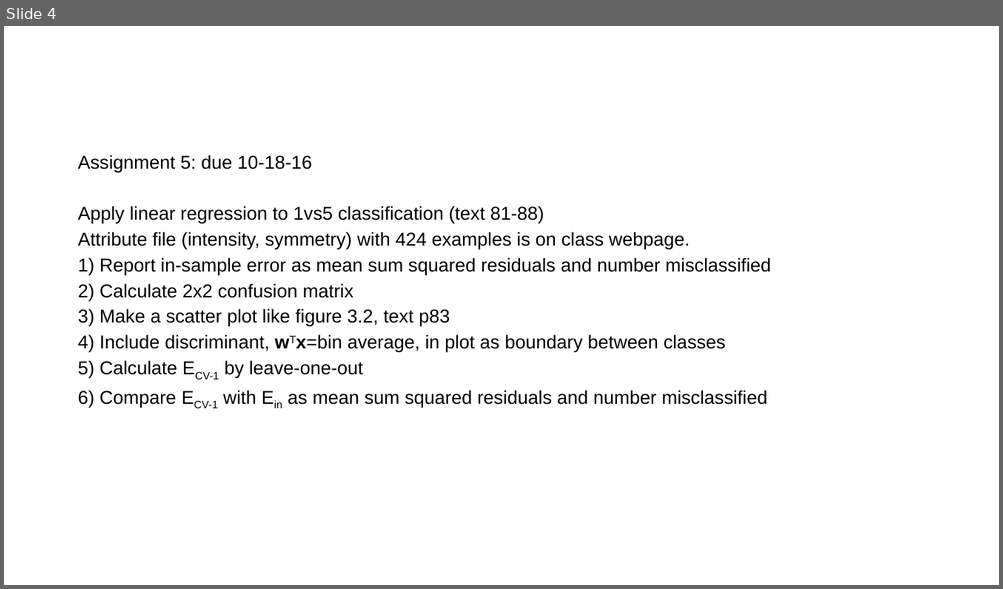
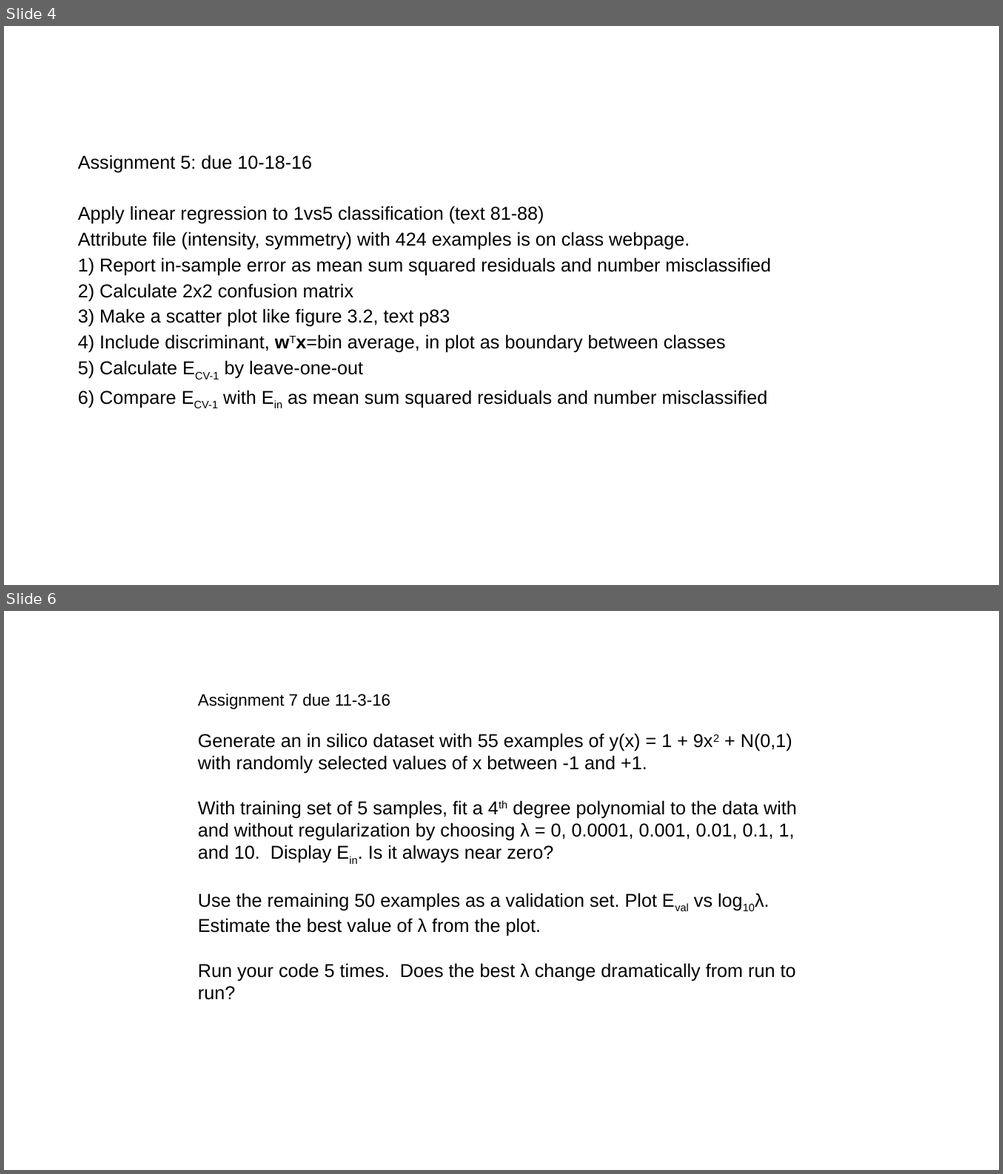
Before and after one commit to zhy9036/cs_2016_fall, a slide deck: 534_ANN/assignments fall 2016.pptx. Shown one above the other, each under a label of ours: slide 4 before the commit, slides 4 and 6 after it; the slides between them are not shown. The pictures are 1003x589 and 1003x1174 pixels, drawn with LibreOffice and Linux fonts; fonts in the diff are those of the drawing. Boxes give left, top, right and bottom in pixels: in the first picture for what was removed or moved away, otherwise in the second. Text is boxed around its words. In the diff, an @@ line names an element or a change of style, - is before the commit and + after.

```diff
--- a/534_ANN/assignments fall 2016.pptx
+++ b/534_ANN/assignments fall 2016.pptx
@@ slide 6 added at [4, 611, 999, 1170], background #FFFFFF @@
@@ text added at [198, 693, 797, 1000], 18 pt, text #000000 @@
+Assignment 7 due 11-3-16
+Generate an in silico dataset with 55 examples of y(x) = 1 + 9x2 + N(0,1)
+with randomly selected values of x between -1 and +1.
+With training set of 5 samples, fit a 4th degree polynomial to the data with and without regularization by choosing λ = 0, 0.0001, 0.001, 0.01, 0.1, 1, and 10. Display Ein. Is it always near zero?
+Use the remaining 50 examples as a validation set. Plot Eval vs log10λ. Estimate the best value of λ from the plot.
+Run your code 5 times. Does the best λ change dramatically from run to run?
```
Also in this commit, not shown: 1 slide changed, 13 other files.
